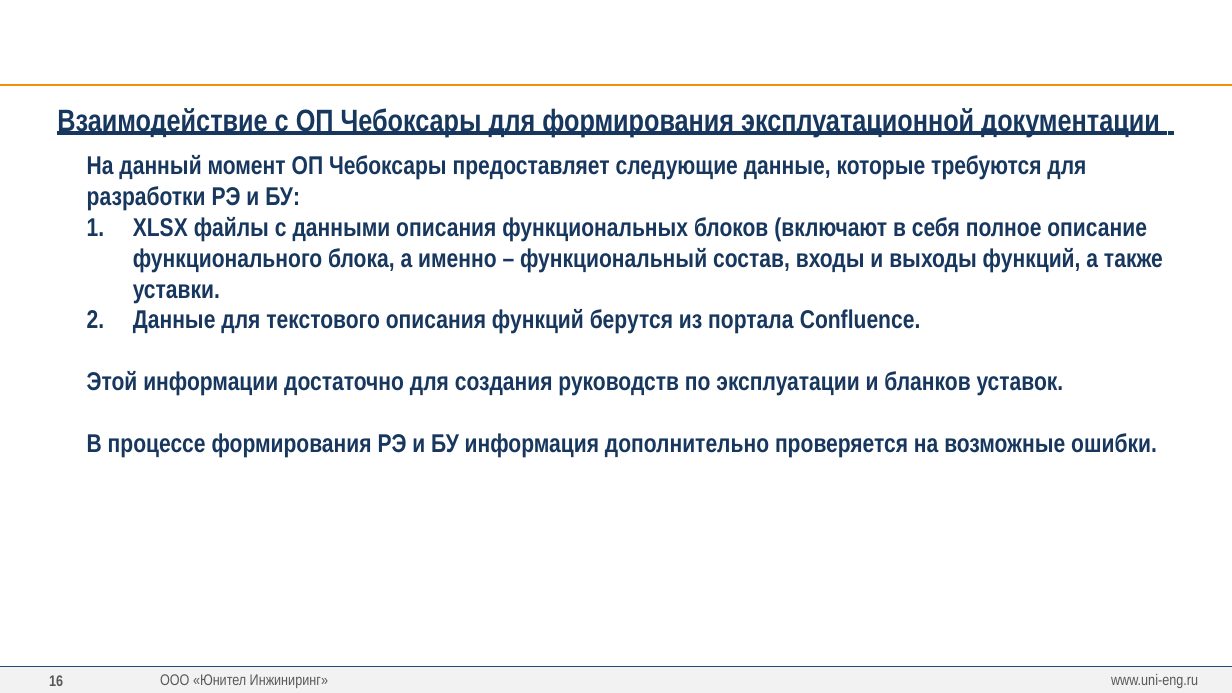
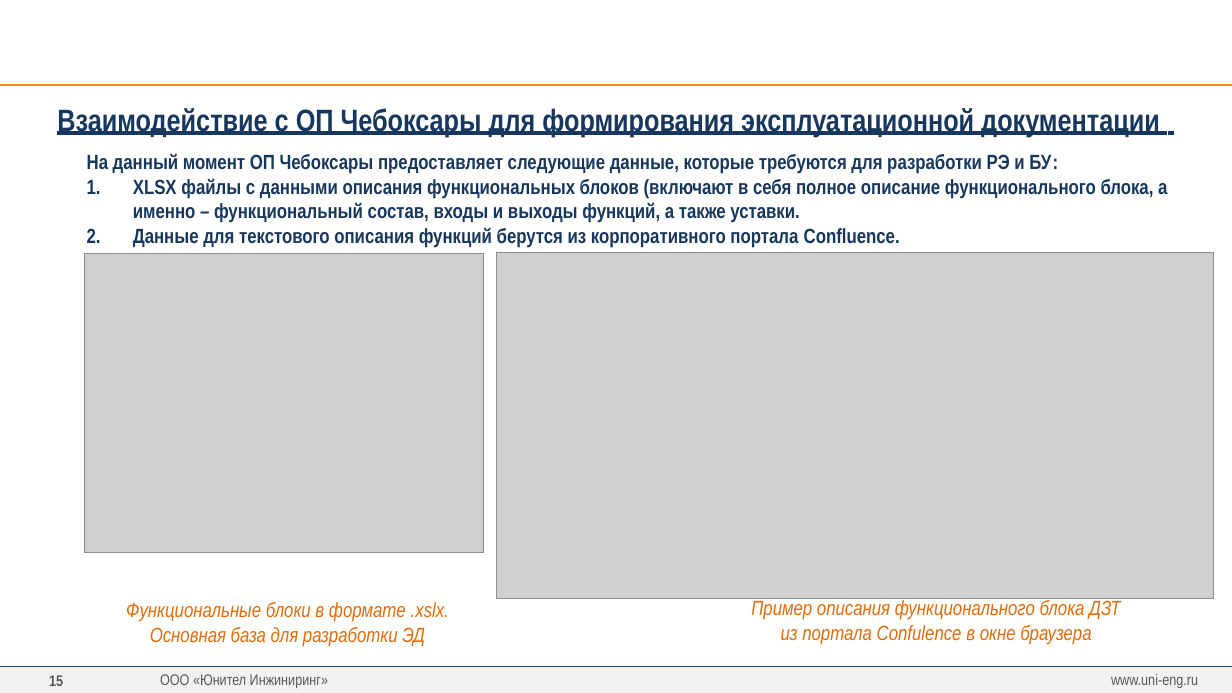
Before and after one commit to greglu1976/ProjectOmni, a slide deck: slide 15 of Презентация/Презентация v3.pptx (slide 16 before the commit). Drawn at 1232x693 pixels with LibreOffice and Linux fonts; fonts in the diff are those of the drawing; grey boxes stand for pictures; background and template pictures are left out. Boxes give left, top, right and bottom in pixels: in the first picture for what was removed or moved away, otherwise in the second. Text is boxed around its words. In the diff, an @@ line names an element or a change of style, - is before the commit and + after.

```diff
--- a/Презентация/Презентация v3.pptx
+++ b/Презентация/Презентация v3.pptx
@@ text at (x1=87, y1=153, x2=1167, y2=223): size 20 to 16 pt in "На данный момент ОП Чебоксары предоставляет следующие ...", "XLSX файлы с данными описания функциональных блоков ..." @@
@@ text at (x1=133, y1=227, x2=900, y2=248): text changed; size 20 to 16 pt @@
-2. Данные для текстового описания функций берутся из портала Confluence.
-Этой информации достаточно для создания руководств по эксплуатации и бланков уставок.
-В процессе формирования РЭ и БУ информация дополнительно проверяется на возможные ошибки.
+2. Данные для текстового описания функций берутся из корпоративного портала Confluence.
@@ picture added at (x1=85, y1=253, x2=483, y2=553) @@
@@ picture added at (x1=496, y1=252, x2=1214, y2=599) @@
@@ text added at (x1=126, y1=602, x2=449, y2=647), 16 pt, text #E46C0A, italic @@
+Функциональные блоки в формате .xslx. Основная база для разработки ЭД
@@ text added at (x1=751, y1=600, x2=1120, y2=644), 16 pt, text #E46C0A, italic @@
+Пример описания функционального блока ДЗТ из портала Confulence в окне браузера
```
Also in this commit, not shown: 6 other slides changed, 1 slide removed, 18 other files.
